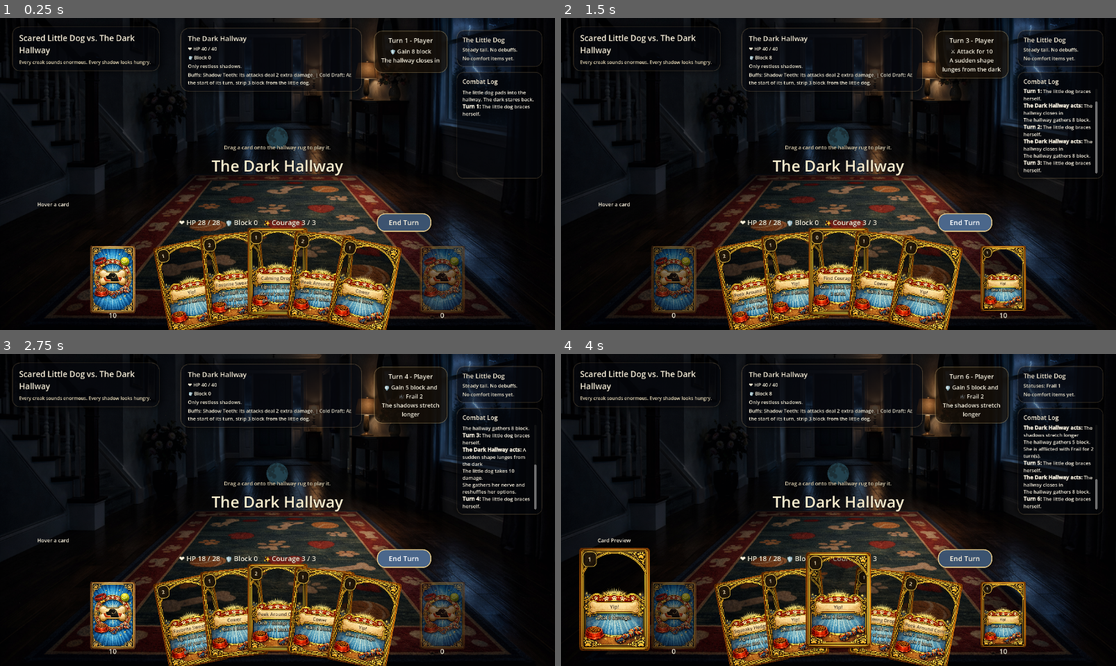
Above: before the commit, frames 1-4 (two rows, left to right).
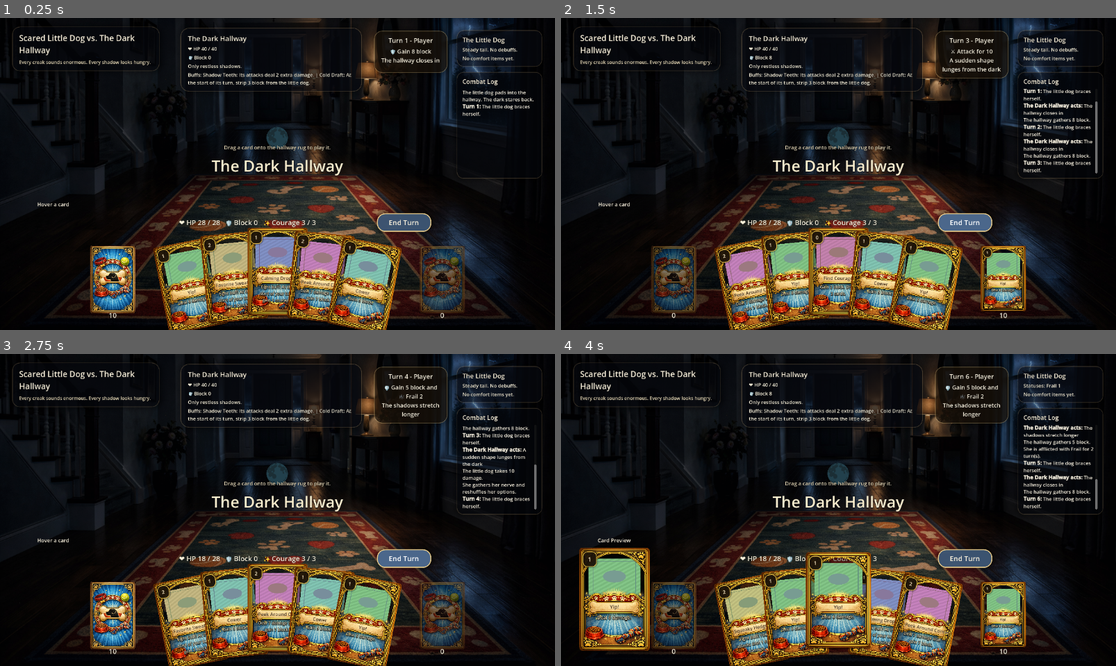
Above: after the commit, the same moments.

Repository: mjd4186/lunasquest
Game: Godot game, scene res://scenes/main.tscn
Two runs of this game, one before a commit and one after it. Both use one fixed random seed, a clock stepped at 60 frames per second and the inputs below.
Inputs (mouse positions are in pixels of both pictures, inside the frame that each line leads up to):
- Up to frame 1 (0.25 s): no input
- Up to frame 2 (1.5 s): click "End Turn" at 0.5 s; click "End Turn" at 1.25 s
- Up to frame 3 (2.75 s): click "End Turn" at 2 s
- Up to frame 4 (4 s): tap Enter at 2.75 s; drag from (672, 616) to (894, 441) at 2.77 s; tap Space at 3.5 s; drag from (1005, 616) to (810, 572) at 3.52 s

The runs differ from the first frame. In frame 1, 3.4% of the frame differs, in the area x 29-71%, y 70-86%; in frame 2, 3.8%; in frame 3, 3.4%; in frame 4, 4.8%, in the area x 4-83%, y 65-86%.

Commit message:
Add card art loading with generated placeholder JPGs

Diff:
--- a/scenes/card_ui.tscn
+++ b/scenes/card_ui.tscn
@@ -16,6 +16,15 @@
 offset_bottom = 356.0
 mouse_filter = 2
 color = Color(0, 0, 0, 0.34)
+
+[node name="ArtTexture" type="TextureRect" parent="."]
+unique_name_in_owner = true
+anchor_left = 0.1325
+anchor_top = 0.105
+anchor_right = 0.8675
+anchor_bottom = 0.452
+mouse_filter = 2
+expand_mode = 1
 
 [node name="FrameTexture" type="TextureRect" parent="."]
 unique_name_in_owner = true
--- a/scripts/card_ui.gd
+++ b/scripts/card_ui.gd
@@ -13,6 +13,7 @@
 
 @onready var shadow: ColorRect = %Shadow
 @onready var frame_texture: TextureRect = %FrameTexture
+@onready var art_texture_rect: TextureRect = %ArtTexture
 @onready var cost_badge: PanelContainer = %CostBadge
 @onready var cost_label: Label = %CostLabel
 @onready var description_label: Label = %DescriptionLabel
@@ -49,6 +50,7 @@
 			size = custom_minimum_size
 		_on_resized()
 	frame_texture.stretch_mode = TextureRect.STRETCH_SCALE
+	art_texture_rect.stretch_mode = TextureRect.STRETCH_SCALE
 	_apply_card_theme()
 	_refresh()
 
@@ -206,6 +208,9 @@
 	frame_texture.texture = CARD_BACK_TEXTURE if face_down else CARD_FRONT_TEXTURE
 
 	var show_front_content := not face_down and not card_data.is_empty()
+	var art_texture: Texture2D = card_data.get("art_texture", null)
+	art_texture_rect.visible = show_front_content and art_texture != null
+	art_texture_rect.texture = art_texture
 	cost_badge.visible = show_front_content
 	description_label.visible = show_front_content
 	name_label.visible = show_front_content
--- a/scripts/main.gd
+++ b/scripts/main.gd
@@ -10,6 +10,8 @@
 const BASE_PREVIEW_CARD_SIZE := Vector2(244, 366)
 const BASE_PILE_CARD_SIZE := Vector2(156, 234)
 const BASE_HAND_CARD_SIZE := Vector2(208, 312)
+const CARD_ART_DIRECTORY := "res://cardart"
+const CARD_ART_PLACEHOLDER_SIZE := Vector2i(768, 1024)
 const END_TURN_BUTTON_SIZE := Vector2(188, 64)
 const HAND_SIDE_PADDING := 32.0
 const HAND_CARD_OVERLAP := 0.72
@@ -102,6 +104,7 @@
 var pile_card_size := BASE_PILE_CARD_SIZE
 var hand_card_size := BASE_HAND_CARD_SIZE
 var hovered_pile := ""
+var card_art_textures: Dictionary = {}
 
 
 func _ready() -> void:
@@ -157,37 +160,37 @@
 
 func _build_starting_deck() -> Array[Dictionary]:
 	var deck: Array[Dictionary] = []
-	deck.append_array(_make_copies({
+	var yip := {
 		"name": "Yip!",
 		"type": "attack",
 		"cost": 1,
 		"damage": 6,
 		"text": "Deal 6 damage.",
-	}, 5))
-	deck.append_array(_make_copies({
+	}
+	var cower := {
 		"name": "Cower",
 		"type": "block",
 		"cost": 1,
 		"block": 5,
 		"text": "Gain 5 block.",
-	}, 4))
-	deck.append_array(_make_copies({
+	}
+	var peek_around_corner := {
 		"name": "Peek Around Corner",
 		"type": "skill",
 		"cost": 2,
 		"damage": 7,
 		"block": 7,
 		"text": "Deal 7 damage and gain 7 block.",
-	}, 2))
-	deck.append_array(_make_copies({
+	}
+	var find_courage := {
 		"name": "Find Courage",
 		"type": "skill",
 		"cost": 0,
 		"draw": 2,
 		"block": 2,
 		"text": "Gain 2 block. Draw 2 cards.",
-	}, 1))
-	deck.append_array(_make_copies({
+	}
+	var favorite_sweater := {
 		"name": "Favorite Sweater",
 		"type": "buff",
 		"cost": 2,
@@ -197,8 +200,8 @@
 			"text": "At the start of your turn, gain 2 block.",
 			"block_on_turn_start": 2,
 		},
-	}, 1))
-	deck.append_array(_make_copies({
+	}
+	var calming_drops := {
 		"name": "Calming Drops",
 		"type": "buff",
 		"cost": 1,
@@ -208,8 +211,8 @@
 			"text": "At the start of your turn, gain 1 courage.",
 			"courage_on_turn_start": 1,
 		},
-	}, 1))
-	deck.append_array(_make_copies({
+	}
+	var squeaky_hedgehog := {
 		"name": "Squeaky Hedgehog",
 		"type": "buff",
 		"cost": 2,
@@ -219,7 +222,24 @@
 			"text": "Your attacks deal 1 extra damage.",
 			"attack_bonus": 1,
 		},
-	}, 1))
+	}
+	var card_templates: Array[Dictionary] = [
+		yip,
+		cower,
+		peek_around_corner,
+		find_courage,
+		favorite_sweater,
+		calming_drops,
+		squeaky_hedgehog,
+	]
+	_ensure_card_art_library(card_templates)
+	deck.append_array(_make_copies(yip, 5))
+	deck.append_array(_make_copies(cower, 4))
+	deck.append_array(_make_copies(peek_around_corner, 2))
+	deck.append_array(_make_copies(find_courage, 1))
+	deck.append_array(_make_copies(favorite_sweater, 1))
+	deck.append_array(_make_copies(calming_drops, 1))
+	deck.append_array(_make_copies(squeaky_hedgehog, 1))
 	return deck
 
 
@@ -245,8 +265,124 @@
 func _make_copies(card: Dictionary, amount: int) -> Array[Dictionary]:
 	var copies: Array[Dictionary] = []
 	for i in amount:
-		copies.append(card.duplicate(true))
+		copies.append(_decorate_card(card))
 	return copies
+
+
+func _ensure_card_art_library(card_templates: Array[Dictionary]) -> void:
+	_ensure_card_art_directory()
+	var seen_slugs: Dictionary = {}
+	for card in card_templates:
+		var slug := _card_slug_for(card)
+		if seen_slugs.has(slug):
+			continue
+		seen_slugs[slug] = true
+		var resource_path := _card_art_resource_path(slug)
+		if not FileAccess.file_exists(resource_path):
+			_write_card_art_placeholder(resource_path, slug)
+	_load_card_art_textures()
+
+
+func _ensure_card_art_directory() -> void:
+	DirAccess.make_dir_absolute(ProjectSettings.globalize_path(CARD_ART_DIRECTORY))
+
+
+func _card_slug_for(card: Dictionary) -> String:
+	var explicit_slug := String(card.get("art_slug", "")).strip_edges()
+	if not explicit_slug.is_empty():
+		return explicit_slug.to_lower()
+
+	var source_name := String(card.get("name", "")).to_lower()
+	var slug := ""
+	var last_was_separator := false
+	for i in source_name.length():
+		var character := source_name.substr(i, 1)
+		var code := source_name.unicode_at(i)
+		var is_ascii_letter := code >= 97 and code <= 122
+		var is_digit := code >= 48 and code <= 57
+		if is_ascii_letter or is_digit:
+			slug += character
+			last_was_separator = false
+		elif not slug.is_empty() and not last_was_separator:
+			slug += "-"
+			last_was_separator = true
+
+	return slug.trim_suffix("-") if not slug.is_empty() else "card"
+
+
+func _card_art_resource_path(slug: String) -> String:
+	return "%s/%s.jpg" % [CARD_ART_DIRECTORY, slug]
+
+
+func _decorate_card(card: Dictionary) -> Dictionary:
+	var decorated := card.duplicate(true)
+	var slug := _card_slug_for(decorated)
+	decorated["art_slug"] = slug
+	if card_art_textures.has(slug):
+		decorated["art_texture"] = card_art_textures[slug]
+	return decorated
+
+
+func _load_card_art_textures() -> void:
+	card_art_textures.clear()
+	var card_art_dir := DirAccess.open(CARD_ART_DIRECTORY)
+	if card_art_dir == null:
+		return
+
+	card_art_dir.list_dir_begin()
+	while true:
+		var file_name := card_art_dir.get_next()
+		if file_name.is_empty():
+			break
+		if card_art_dir.current_is_dir():
+			continue
+		if file_name.get_extension().to_lower() != "jpg":
+			continue
+
+		var slug := file_name.get_basename().to_lower()
+		var texture := _load_card_art_texture(_card_art_resource_path(slug))
+		if texture != null:
+			card_art_textures[slug] = texture
+	card_art_dir.list_dir_end()
+
+
+func _load_card_art_texture(resource_path: String) -> Texture2D:
+	var image := Image.new()
+	var load_error := image.load(ProjectSettings.globalize_path(resource_path))
+	if load_error != OK:
+		return null
+	return ImageTexture.create_from_image(image)
+
+
+func _write_card_art_placeholder(resource_path: String, slug: String) -> void:
+	var image := Image.create(CARD_ART_PLACEHOLDER_SIZE.x, CARD_ART_PLACEHOLDER_SIZE.y, false, Image.FORMAT_RGB8)
+	var seed := abs(slug.hash())
+	var hue := float(seed % 1000) / 1000.0
+	var base_color := Color.from_hsv(hue, 0.34, 0.78)
+	var accent_color := Color.from_hsv(fmod(hue + 0.11, 1.0), 0.28, 0.56)
+
+	image.fill(base_color)
+	for y in CARD_ART_PLACEHOLDER_SIZE.y:
+		for x in CARD_ART_PLACEHOLDER_SIZE.x:
+			var stripe_band := int((x + y) / 56.0) % 2
+			if stripe_band == 0:
+				image.set_pixel(x, y, image.get_pixel(x, y).darkened(0.07))
+
+	var inset := 64
+	for y in range(inset, CARD_ART_PLACEHOLDER_SIZE.y - inset):
+		for x in range(inset, CARD_ART_PLACEHOLDER_SIZE.x - inset):
+			if x < inset + 10 or x >= CARD_ART_PLACEHOLDER_SIZE.x - inset - 10 or y < inset + 10 or y >= CARD_ART_PLACEHOLDER_SIZE.y - inset - 10:
+				image.set_pixel(x, y, accent_color)
+
+	var center := Vector2(CARD_ART_PLACEHOLDER_SIZE.x * 0.5, CARD_ART_PLACEHOLDER_SIZE.y * 0.48)
+	var radius := minf(CARD_ART_PLACEHOLDER_SIZE.x, CARD_ART_PLACEHOLDER_SIZE.y) * 0.22
+	for y in CARD_ART_PLACEHOLDER_SIZE.y:
+		for x in CARD_ART_PLACEHOLDER_SIZE.x:
+			var distance := Vector2(x, y).distance_to(center)
+			if distance <= radius:
+				image.set_pixel(x, y, accent_color.lightened(0.12))
+
+	image.save_jpg(ProjectSettings.globalize_path(resource_path), 0.9)
 
 
 func _shuffle(cards: Array[Dictionary]) -> void:
Not shown, added: cardart/.gitkeep
